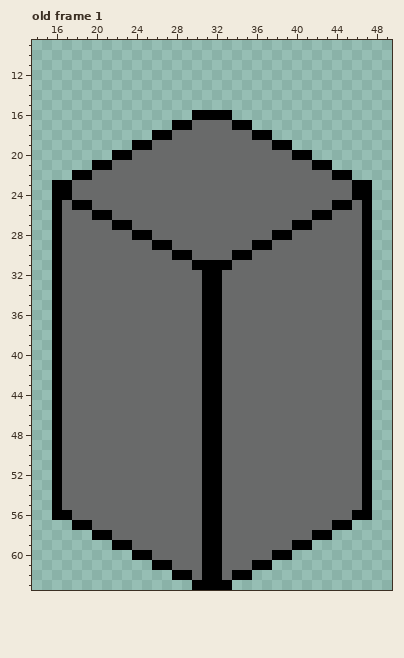
Pixel-art file: assets/player.aseprite. Above, as it was before the edit.
64x64 pixels, 1 frame. Shown: old frame 1: x 14..49, y 9..63. The commit also changed other frames, which this record leaves out.
And afterwards:
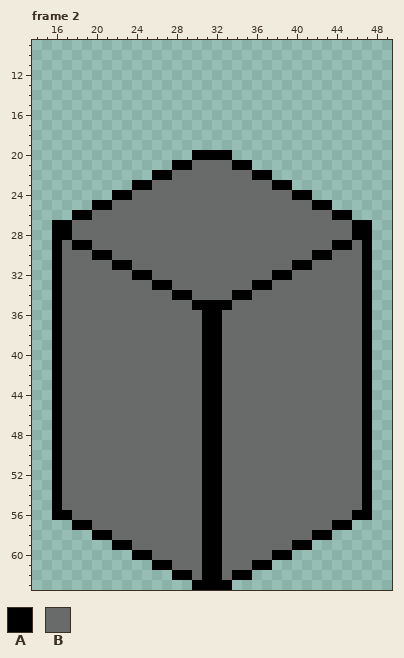
Palette (. is transparent): A #000000  B #696a6a
A new or re-ordered frame is compared with the old frame closest to it.
Difference:
frames 1 -> 8
--- frame 2 is new; against old frame 1
@@ x 14..49 @@
 15 ....................................
-16 ................AAAA................
-17 ..............AABBBBAA..............
-18 ............AABBBBBBBBAA............
-19 ..........AABBBBBBBBBBBBAA..........
-20 ........AABBBBBBBBBBBBBBBBAA........
-21 ......AABBBBBBBBBBBBBBBBBBBBAA......
-22 ....AABBBBBBBBBBBBBBBBBBBBBBBBAA....
-23 ..AABBBBBBBBBBBBBBBBBBBBBBBBBBBBAA..
-24 ..AABBBBBBBBBBBBBBBBBBBBBBBBBBBBAA..
-25 ..ABAABBBBBBBBBBBBBBBBBBBBBBBBAABA..
-26 ..ABBBAABBBBBBBBBBBBBBBBBBBBAABBBA..
-27 ..ABBBBBAABBBBBBBBBBBBBBBBAABBBBBA..
-28 ..ABBBBBBBAABBBBBBBBBBBBAABBBBBBBA..
-29 ..ABBBBBBBBBAABBBBBBBBAABBBBBBBBBA..
-30 ..ABBBBBBBBBBBAABBBBAABBBBBBBBBBBA..
-31 ..ABBBBBBBBBBBBBAAAABBBBBBBBBBBBBA..
-32 ..ABBBBBBBBBBBBBBAABBBBBBBBBBBBBBA..
-33 ..ABBBBBBBBBBBBBBAABBBBBBBBBBBBBBA..
-34 ..ABBBBBBBBBBBBBBAABBBBBBBBBBBBBBA..
-35 ..ABBBBBBBBBBBBBBAABBBBBBBBBBBBBBA..
+16 ....................................
+17 ....................................
+18 ....................................
+19 ....................................
+20 ................AAAA................
+21 ..............AABBBBAA..............
+22 ............AABBBBBBBBAA............
+23 ..........AABBBBBBBBBBBBAA..........
+24 ........AABBBBBBBBBBBBBBBBAA........
+25 ......AABBBBBBBBBBBBBBBBBBBBAA......
+26 ....AABBBBBBBBBBBBBBBBBBBBBBBBAA....
+27 ..AABBBBBBBBBBBBBBBBBBBBBBBBBBBBAA..
+28 ..AABBBBBBBBBBBBBBBBBBBBBBBBBBBBAA..
+29 ..ABAABBBBBBBBBBBBBBBBBBBBBBBBAABA..
+30 ..ABBBAABBBBBBBBBBBBBBBBBBBBAABBBA..
+31 ..ABBBBBAABBBBBBBBBBBBBBBBAABBBBBA..
+32 ..ABBBBBBBAABBBBBBBBBBBBAABBBBBBBA..
+33 ..ABBBBBBBBBAABBBBBBBBAABBBBBBBBBA..
+34 ..ABBBBBBBBBBBAABBBBAABBBBBBBBBBBA..
+35 ..ABBBBBBBBBBBBBAAAABBBBBBBBBBBBBA..
 36 ..ABBBBBBBBBBBBBBAABBBBBBBBBBBBBBA..
Boxes around the changes in both pictures, in picture pixels (x1, y1, x2, y2):
changed: (52, 110, 372, 310)
